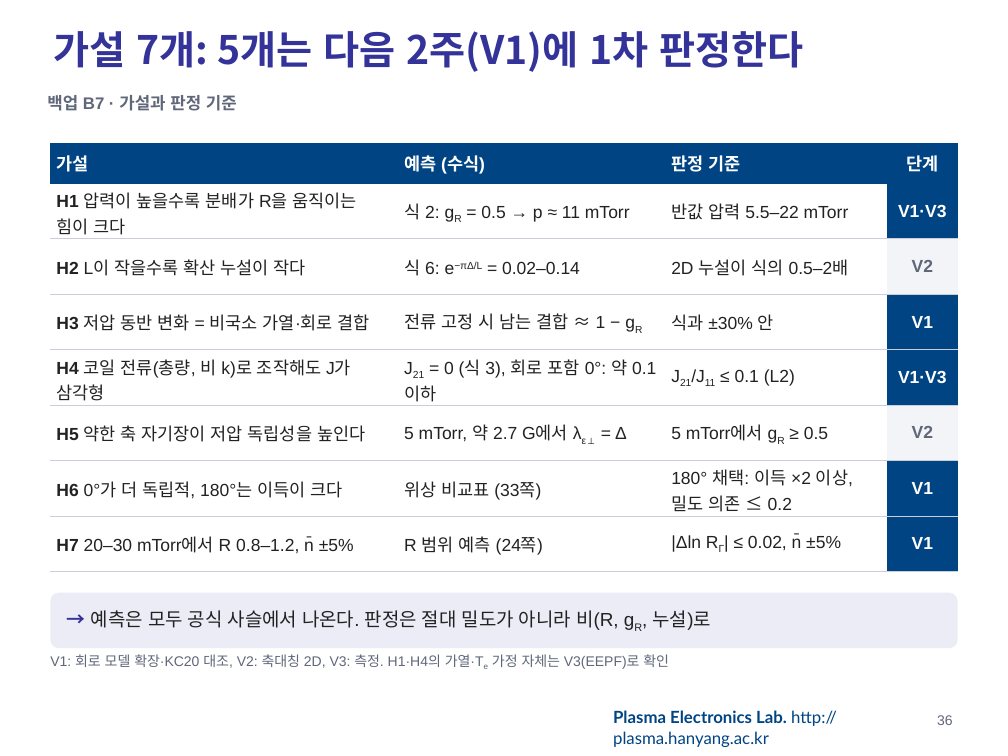
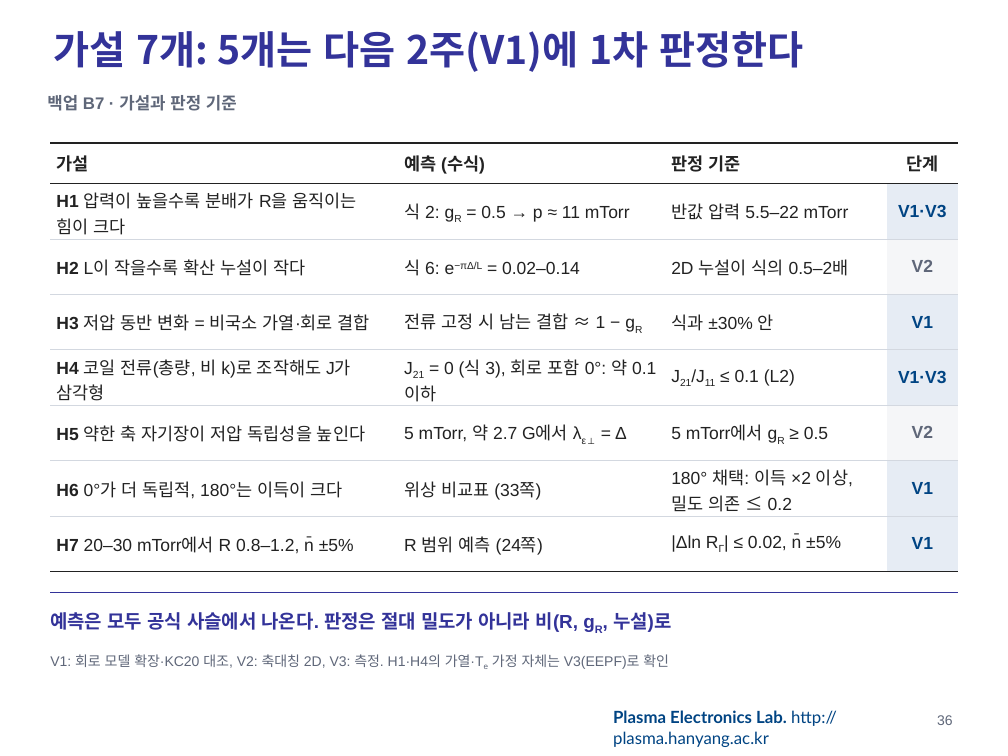
Before and after one commit to garlicjam-pyo/plasma, a slide deck: slide 36 of presentations/1차발표_최종.pptx. Drawn at 1008x756 pixels with LibreOffice and Linux fonts; fonts in the diff are those of the drawing; background and template pictures are left out. Boxes give left, top, right and bottom in pixels: in the first picture for what was removed or moved away, otherwise in the second. Text is boxed around its words. In the diff, an @@ line names an element or a change of style, - is before the commit and + after.

```diff
--- a/presentations/1차발표_최종.pptx
+++ b/presentations/1차발표_최종.pptx
@@ table at bbox=[50, 143, 958, 572] @@
@@ fill #004483 to #FFFFFF in row 1 @@
@@ fill #004483 to #E6ECF4 in 5 cells @@
@@ fill #F2F4F8 to #F5F6F8 in 2 cells @@
@@ text colour #FFFFFF to #222222 in "가설", "예측 (수식)", "판정 기준", "단계" @@
@@ text colour #FFFFFF to #004483 in "V1·V3", "V1", "V1·V3", "V1" and 1 more places @@
@@ borders changed @@
@@ text "예측은 모두 공식 사슬에서 나온다. ...": place and size @@
-text "예측은 모두 공식 사슬에서 나온다. ..." at bbox=[50, 593, 958, 648]
+text "예측은 모두 공식 사슬에서 나온다. ..." at bbox=[50, 612, 671, 632]
@@ text "예측은 모두 공식 사슬에서 나온다. ..." at bbox=[50, 612, 671, 632]: fill #ECECF7 to none @@
@@ line added from (50, 593) to (958, 593), #333399 1 pt @@
@@ text at bbox=[50, 612, 671, 632]: text changed; text colour #222222 to #333399; bold on @@
-→ 예측은 모두 공식 사슬에서 나온다. 판정은 절대 밀도가 아니라 비(R, gR, 누설)로
+예측은 모두 공식 사슬에서 나온다. 판정은 절대 밀도가 아니라 비(R, gR, 누설)로
```
Also in this commit, not shown: 39 other slides changed, 3 other files.
